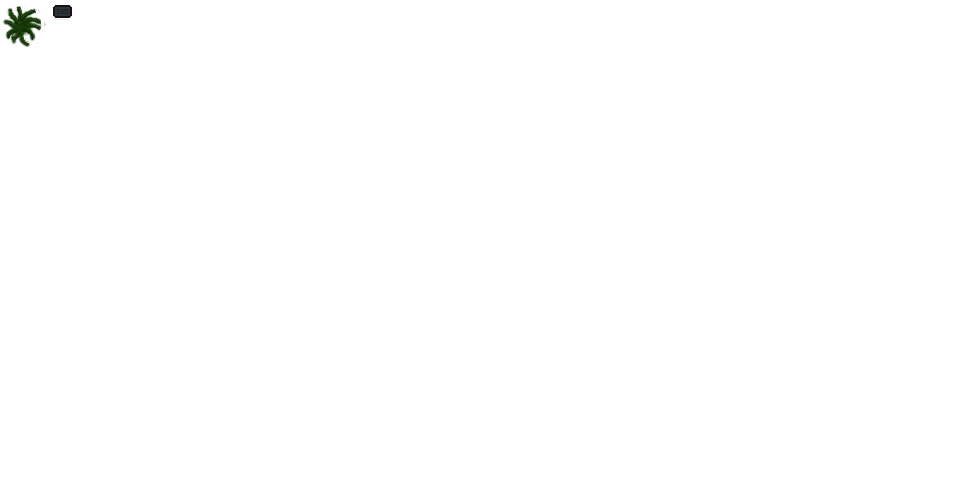
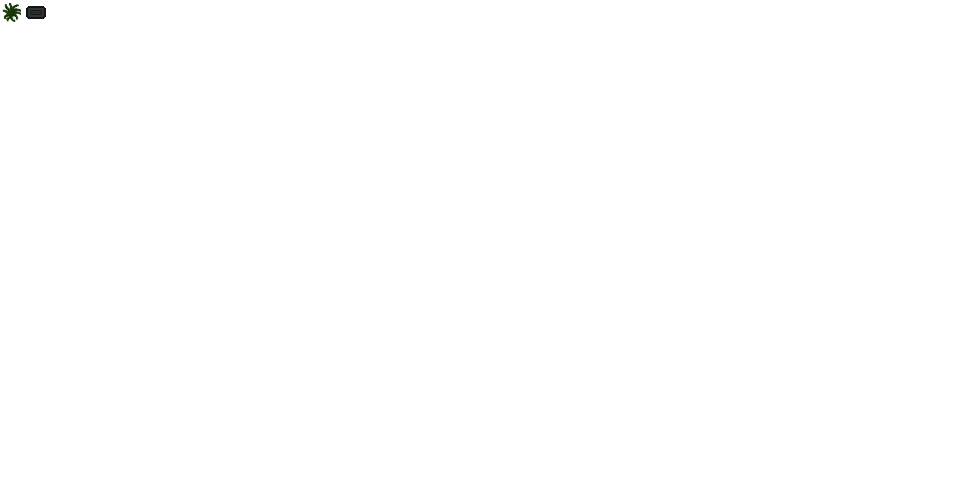
Comparing the layer stacks of the two 960 x 480 images. Changes:
painted on "Background" over [2, 2, 72, 48]
